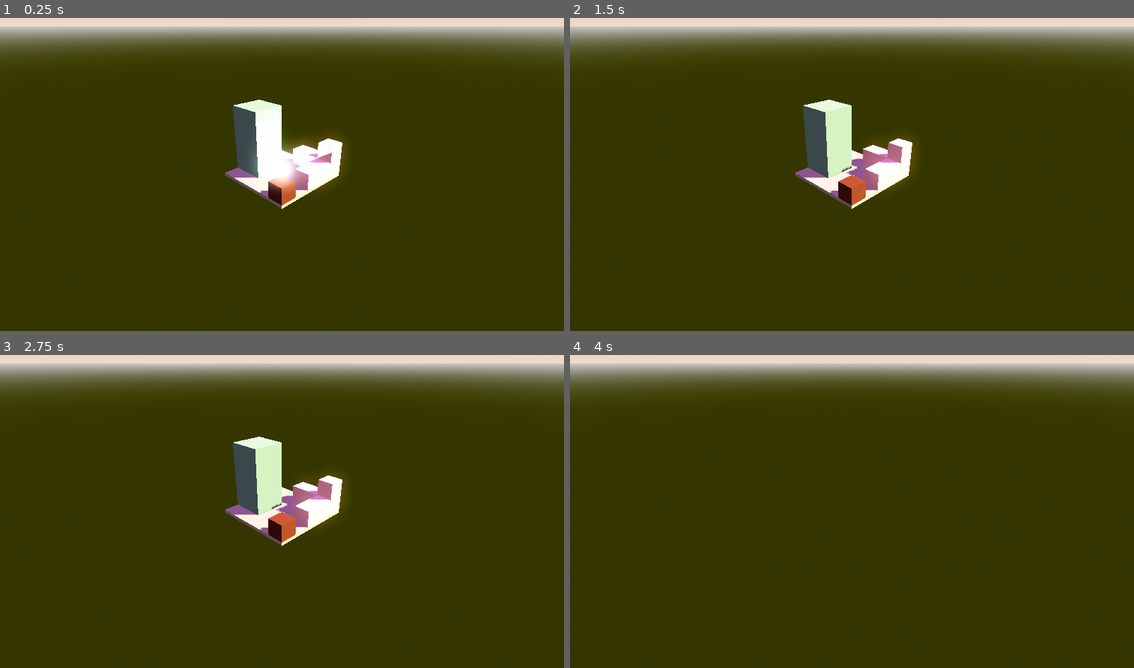
Above: before the commit, frames 1-4 (two rows, left to right).
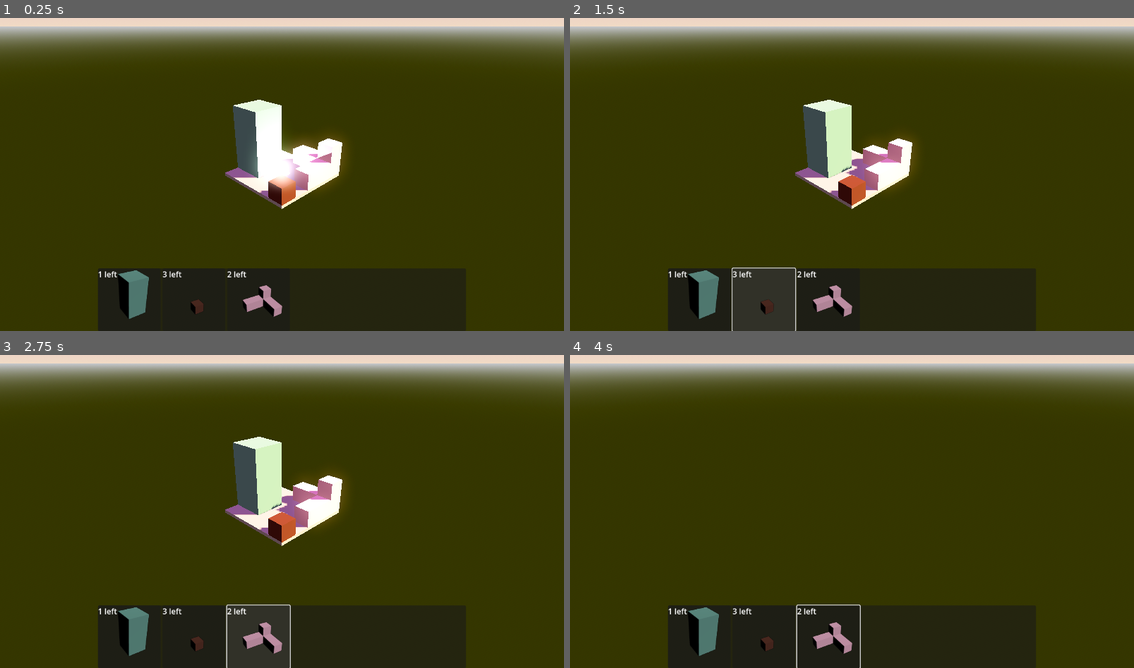
Above: after the commit, the same moments.

Repository: TomMurray/ld54
Game: Godot game, scene res://scenes/levels/test_level.tscn
Same seed, same stepped clock (60 frames per second), same inputs: the game is played once before the commit and once after it.
Inputs (mouse positions are in pixels of both pictures, inside the frame that each line leads up to):
- Up to frame 1 (0.25 s): no input
- Up to frame 2 (1.5 s): click (699, 299) at 0.5 s, where only the run after the commit has a clickable "1 left"; click (761, 299) at 1.25 s, where only the run after the commit has a clickable "3 left"
- Up to frame 3 (2.75 s): click (259, 636) at 2 s, where only the run after the commit has a clickable "2 left"
- Up to frame 4 (4 s): tap Enter at 2.75 s; move the mouse to (976, 492) at 2.77 s; hold D (move_right) 2.78-3.5 s; hold Right mouse button (move_drag) 2.78-3.5 s; click (976, 492) at 2.92 s; drag from (739, 524) to (823, 574) at 3.52 s

The runs differ from the first frame. In frame 1, 2.0% of the frame differs, in the area x 17-52%, y 80-100%; in frame 2, 3.9%, in the area x 17-52%, y 79-100%; in frame 3, 3.7%; in frame 4, 2.2%.

Commit message:
Get a system for rendering and displaying UI buttons for level resources going

Diff:
--- a/scenes/constructibles/school.tscn
+++ b/scenes/constructibles/school.tscn
@@ -15,7 +15,7 @@
 [node name="school" type="Node3D"]
 
 [node name="placement_offset" type="Node3D" parent="."]
-transform = Transform3D(1, 0, 0, 0, 1, 0, 0, 0, 1, 0, 0.5, 0)
+transform = Transform3D(1, 0, 0, 0, 1, 0, 0, 0, 1, 1, 0.5, -1)
 
 [node name="CSGCombiner3D" type="CSGCombiner3D" parent="placement_offset"]
 material_override = SubResource("StandardMaterial3D_l0313")
--- a/scenes/levels/test_level.tscn
+++ b/scenes/levels/test_level.tscn
@@ -6,6 +6,8 @@
 [ext_resource type="PackedScene" uid="uid://bdoi88vqtrout" path="res://scenes/constructibles/house_small.tscn" id="2_qea0p"]
 [ext_resource type="PackedScene" uid="uid://dxwnjl3qqc8b" path="res://scenes/constructibles/school.tscn" id="3_aaft4"]
 [ext_resource type="Script" path="res://scripts/player_controller.gd" id="6_fk0ol"]
+[ext_resource type="Script" path="res://scripts/builder.gd" id="7_x7214"]
+[ext_resource type="Script" path="res://scripts/inventory_display.gd" id="8_et3s0"]
 
 [sub_resource type="Resource" id="Resource_yhi3t"]
 script = ExtResource("2_imjbt")
@@ -68,32 +70,33 @@
 
 [node name="test_level" type="Node3D"]
 
-[node name="base" type="Node3D" parent="." node_paths=PackedStringArray("bounds")]
+[node name="level" type="Node3D" parent="." node_paths=PackedStringArray("bounds", "res_display")]
 script = ExtResource("1_mxfe0")
 bounds = NodePath("bounds")
 level_res = Array[ExtResource("2_imjbt")]([SubResource("Resource_yhi3t"), SubResource("Resource_c2uhj"), SubResource("Resource_o5dmf")])
+res_display = NodePath("../CanvasLayer/MarginContainer/PanelContainer/inventory_display")
 
-[node name="apartment_block" parent="base" instance=ExtResource("1_6wnr6")]
+[node name="apartment_block" parent="level" instance=ExtResource("1_6wnr6")]
 transform = Transform3D(1, 0, 0, 0, 1, 0, 0, 0, 1, 0.5, 0, 1.5)
 
-[node name="house_small" parent="base" instance=ExtResource("2_qea0p")]
+[node name="house_small" parent="level" instance=ExtResource("2_qea0p")]
 transform = Transform3D(1, 0, 0, 0, 1, 0, 0, 0, 1, 2, 0, -2)
 
-[node name="school" parent="base" instance=ExtResource("3_aaft4")]
-transform = Transform3D(-4.37114e-08, 0, 1, 0, 1, 0, -1, 0, -4.37114e-08, -2, 0, -2)
+[node name="school" parent="level" instance=ExtResource("3_aaft4")]
+transform = Transform3D(-4.37114e-08, 0, 1, 0, 1, 0, -1, 0, -4.37114e-08, -1, 0, -1)
 
-[node name="floor" type="CSGBox3D" parent="base"]
+[node name="floor" type="CSGBox3D" parent="level"]
 transform = Transform3D(1, 0, 0, 0, 1, 0, 0, 0, 1, 0, -0.1, 0)
 size = Vector3(5, 0.2, 5)
 
-[node name="StaticBody3D" type="StaticBody3D" parent="base/floor"]
+[node name="StaticBody3D" type="StaticBody3D" parent="level/floor"]
 
-[node name="CollisionShape3D" type="CollisionShape3D" parent="base/floor/StaticBody3D"]
+[node name="CollisionShape3D" type="CollisionShape3D" parent="level/floor/StaticBody3D"]
 shape = SubResource("BoxShape3D_vv16r")
 
-[node name="bounds" type="Area3D" parent="base"]
+[node name="bounds" type="Area3D" parent="level"]
 
-[node name="CollisionShape3D" type="CollisionShape3D" parent="base/bounds"]
+[node name="CollisionShape3D" type="CollisionShape3D" parent="level/bounds"]
 transform = Transform3D(1, 0, 0, 0, 1, 0, 0, 0, 1, 0.00195074, 1.51002, 0.0106244)
 shape = SubResource("BoxShape3D_rbj3x")
 
@@ -103,13 +106,13 @@
 marker = NodePath("../TestMarker")
 
 [node name="Camera3D" type="Camera3D" parent="player_controller"]
-transform = Transform3D(-1, 4.11404e-08, -7.71376e-08, 0, 0.882352, 0.470591, 8.74228e-08, 0.470591, -0.882352, 0, 8, -14.9999)
+transform = Transform3D(-1, 4.11403e-08, -7.71377e-08, 0, 0.882352, 0.470591, 8.74228e-08, 0.470591, -0.882352, 0, 8, -14.9999)
 current = true
 fov = 60.0
 
-[node name="RayCast3D" type="RayCast3D" parent="player_controller"]
-transform = Transform3D(0.707107, -2.10734e-08, 0.707107, 0, 1, 0, -0.707107, -2.10734e-08, 0.707107, -3.45366, 2.56475, -3.45366)
-target_position = Vector3(0, 0, 0)
+[node name="builder" type="Node3D" parent="." node_paths=PackedStringArray("level")]
+script = ExtResource("7_x7214")
+level = NodePath("../level")
 
 [node name="WorldEnvironment" type="WorldEnvironment" parent="."]
 environment = SubResource("Environment_d72js")
@@ -124,6 +127,7 @@
 shadow_blur = 2.951
 
 [node name="TestMarker" type="CSGSphere3D" parent="."]
+transform = Transform3D(1, 0, 0, 0, 1, 0, 0, 0, 1, 1.5, 2.43364, 1.22906)
 visible = false
 material_override = SubResource("StandardMaterial3D_20env")
 
@@ -131,3 +135,24 @@
 light_energy = 7.202
 shadow_enabled = true
 omni_range = 7.0
+
+[node name="CanvasLayer" type="CanvasLayer" parent="."]
+
+[node name="MarginContainer" type="MarginContainer" parent="CanvasLayer"]
+custom_minimum_size = Vector2(0, 128)
+anchors_preset = 12
+anchor_top = 1.0
+anchor_right = 1.0
+anchor_bottom = 1.0
+grow_horizontal = 2
+grow_vertical = 0
+theme_override_constants/margin_left = 200
+theme_override_constants/margin_right = 200
+
+[node name="PanelContainer" type="PanelContainer" parent="CanvasLayer/MarginContainer"]
+layout_mode = 2
+
+[node name="inventory_display" type="HBoxContainer" parent="CanvasLayer/MarginContainer/PanelContainer"]
+layout_mode = 2
+mouse_filter = 0
+script = ExtResource("8_et3s0")
--- /dev/null
+++ b/scenes/photo_stage.tscn
@@ -0,0 +1,27 @@
+[gd_scene load_steps=2 format=3 uid="uid://kys43oqcv5sf"]
+
+[ext_resource type="Script" path="res://scripts/photo_stage.gd" id="1_64q15"]
+
+[node name="photo_stage" type="Node3D" node_paths=PackedStringArray("viewport", "spawn_anchor")]
+script = ExtResource("1_64q15")
+viewport = NodePath("SubViewport")
+spawn_anchor = NodePath("SubViewport/spawn_anchor")
+
+[node name="SubViewport" type="SubViewport" parent="."]
+own_world_3d = true
+transparent_bg = true
+msaa_3d = 3
+size = Vector2i(128, 128)
+render_target_update_mode = 1
+
+[node name="DirectionalLight3D" type="DirectionalLight3D" parent="SubViewport"]
+transform = Transform3D(0.866025, -0.353553, 0.353553, 0, 0.707107, 0.707107, -0.5, -0.612372, 0.612372, 10, 8, 0)
+
+[node name="camera" type="Node3D" parent="SubViewport"]
+
+[node name="Camera3D" type="Camera3D" parent="SubViewport/camera"]
+transform = Transform3D(0.866025, 0.286788, -0.409576, 0, 0.819152, 0.573576, 0.5, -0.496732, 0.709406, -5, 8, 8)
+fov = 30.8
+size = 7.0
+
+[node name="spawn_anchor" type="Node3D" parent="SubViewport"]
--- /dev/null
+++ b/scripts/builder.gd
@@ -0,0 +1,19 @@
+extends Node3D
+
+## Represents a visual marker for where a building will
+## be built next, and which building.
+## This might also be responsible for actually placing the object (?)
+
+# Take a reference to a level
+@export var level : Level
+
+var selected_constructible : PackedScene = null
+
+# Called when the node enters the scene tree for the first time.
+func _ready():
+	pass # Replace with function body.
+
+
+# Called every frame. 'delta' is the elapsed time since the previous frame.
+func _process(delta):
+	pass
--- /dev/null
+++ b/scripts/constructible_display.gd
@@ -0,0 +1,28 @@
+class_name ConstructibleDisplay
+extends Button
+
+var photo_stage : PhotoStage
+var level_res : LevelResourceDef
+var packed_scene : PackedScene
+@onready var ui_texture : TextureRect = $render
+@onready var remaining_count : Label = $lbl_remaining
+
+func set_resource(r : LevelResourceDef):
+	level_res = r
+
+# Called when the node enters the scene tree for the first time.
+func _ready():
+	photo_stage = load("res://scenes/photo_stage.tscn").instantiate()
+	photo_stage.set_scene(level_res.constructible)
+	photo_stage.texture_baked.connect(_texture_baked)
+	add_child(photo_stage)
+	remaining_count.text = "%d left" % level_res.available_count
+	level_res = null
+
+func _texture_baked(image : Image):
+	ui_texture.texture = ImageTexture.create_from_image(image)
+	remove_child(photo_stage)
+
+# Called every frame. 'delta' is the elapsed time since the previous frame.
+func _process(delta):
+	pass
--- /dev/null
+++ b/scripts/constructible_display.tscn
@@ -0,0 +1,26 @@
+[gd_scene load_steps=3 format=3 uid="uid://cqj5t7272dhud"]
+
+[ext_resource type="Script" path="res://scripts/constructible_display.gd" id="1_aebd0"]
+
+[sub_resource type="ImageTexture" id="ImageTexture_q8a0u"]
+
+[node name="constructible_button" type="Button"]
+custom_minimum_size = Vector2(128, 0)
+anchors_preset = 15
+anchor_right = 1.0
+anchor_bottom = 1.0
+grow_horizontal = 2
+grow_vertical = 2
+script = ExtResource("1_aebd0")
+
+[node name="render" type="TextureRect" parent="."]
+custom_minimum_size = Vector2(128, 128)
+layout_mode = 0
+offset_right = 40.0
+offset_bottom = 40.0
+texture = SubResource("ImageTexture_q8a0u")
+
+[node name="lbl_remaining" type="Label" parent="."]
+layout_mode = 0
+offset_right = 40.0
+offset_bottom = 23.0
--- /dev/null
+++ b/scripts/inventory_display.gd
@@ -0,0 +1,24 @@
+class_name InventoryDisplay
+extends Control
+
+const item_display : PackedScene = preload("res://scripts/constructible_display.tscn")
+
+func set_contents(contents : Array[LevelResourceDef]):
+	# Clear all children, just in-case
+	for node in get_children():
+		remove_child(node)
+		node.queue_free()
+
+	# Add new children
+	for item in contents:
+		var display = item_display.instantiate()
+		display.set_resource(item)
+		add_child(display)
+
+# Called when the node enters the scene tree for the first time.
+func _ready():
+	pass # Replace with function body.
+
+# Called every frame. 'delta' is the elapsed time since the previous frame.
+func _process(delta):
+	pass
--- a/scripts/level.gd
+++ b/scripts/level.gd
@@ -1,6 +1,10 @@
+class_name Level
 extends Node3D
-
-const LevelResourceDef = preload("res://scripts/level_resource_def.gd")
 
 @export var bounds : Area3D
 @export var level_res : Array[LevelResourceDef]
+@export var res_display : InventoryDisplay
+
+func _ready():
+	# Setup inventory display
+	res_display.set_contents(level_res)
--- /dev/null
+++ b/scripts/look_at.gd
@@ -0,0 +1,13 @@
+@tool
+extends Camera3D
+
+@export var target : Node3D
+
+# Called when the node enters the scene tree for the first time.
+func _ready():
+	pass # Replace with function body.
+
+
+# Called every frame. 'delta' is the elapsed time since the previous frame.
+func _process(delta):
+	look_at(target.position)
--- /dev/null
+++ b/scripts/photo_stage.gd
@@ -0,0 +1,27 @@
+class_name PhotoStage
+extends Node3D
+
+@export var viewport : SubViewport
+@export var spawn_anchor : Node3D
+var packed_scene : PackedScene
+
+func set_scene(s : PackedScene):
+	packed_scene = s
+
+signal texture_baked(image : Image)
+
+# Called when the node enters the scene tree for the first time.
+func _ready():
+	var inst = packed_scene.instantiate()
+	spawn_anchor.add_child(inst)
+	# TODO proper centering/scaling of camera or scene
+
+var frame : int = 0
+func _process(_delta):
+	# Image will only be ready on second frame, this object gets destroyed after that
+	if frame > 0:
+		var img = viewport.get_texture().get_image()
+		texture_baked.emit(img)
+		queue_free()
+
+	frame += 1
--- a/scripts/player_controller.gd
+++ b/scripts/player_controller.gd
@@ -10,7 +10,6 @@
 @export var zoom_step : float = 0.1
 @export var marker : Node3D
 @onready var cam : Camera3D = $Camera3D
-@onready var raycast : RayCast3D = $RayCast3D
 @onready var cam_offset_original : Vector3 = cam.position
 var zoom : float = 0.5
 
@@ -44,6 +43,9 @@
 			_move_in_facing_direction(Vector3(delta_pos.x, 0.0, delta_pos.y))
 
 func _physics_process(delta):
+	if not Engine.is_editor_hint():
+		pass
+
 	var mouse_pos = get_viewport().get_mouse_position()
 	var space_state = get_world_3d().direct_space_state
 	var query = PhysicsRayQueryParameters3D.create(cam.project_ray_origin(mouse_pos), cam.project_ray_normal(mouse_pos) * 1000.0)
Not shown: 1 places in scenes/levels/test_level.tscn that only renumber resources
